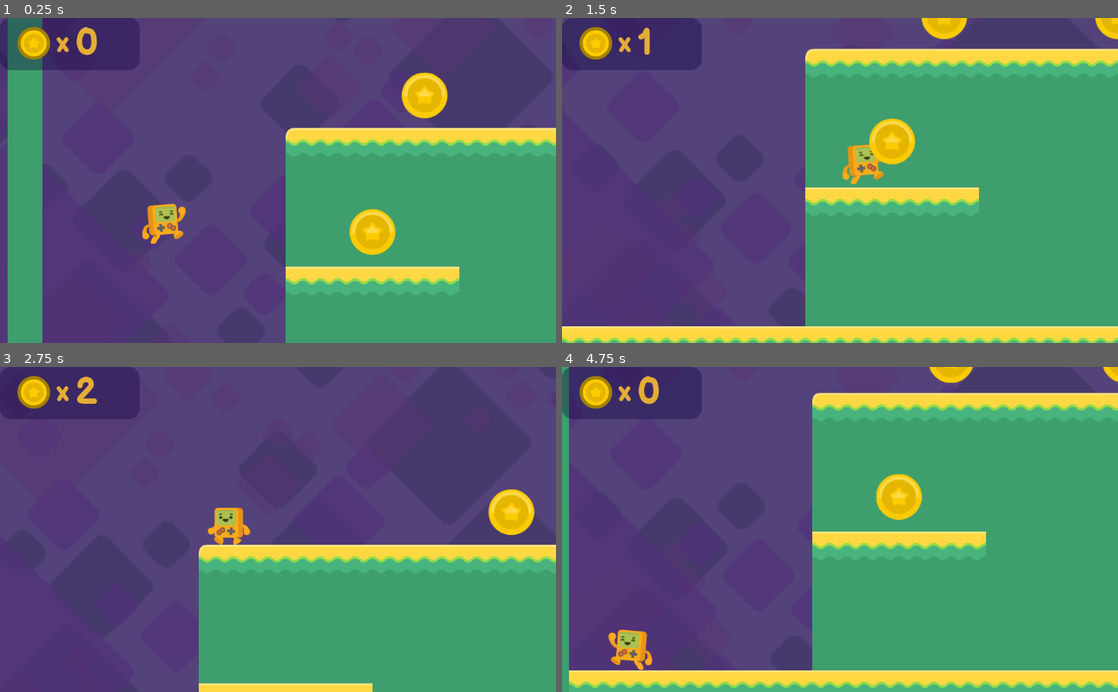
Above: before the commit, frames 1-4 (two rows, left to right).
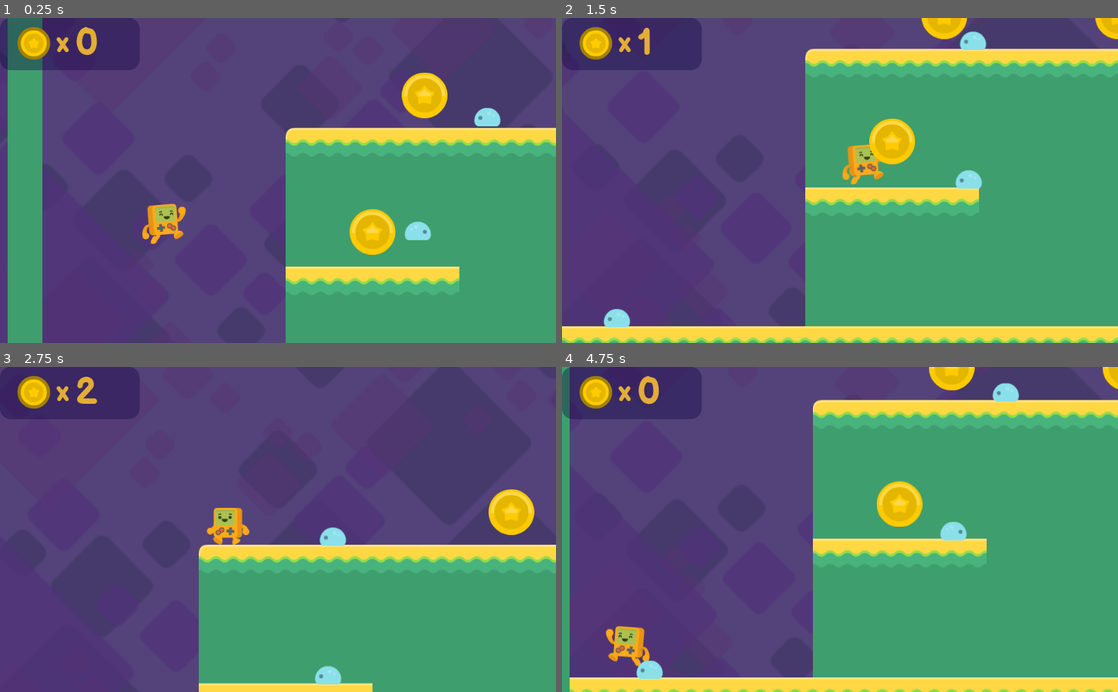
Above: after the commit, the same moments.

Repository: SusieValdez/Beep-Boop-The-Game
Game: Godot game, scene res://level1.tscn
The game is run twice, just before and just after one commit, with the same random seed, the same clock (stepped at 60 frames per second) and the same inputs.
Inputs:
- Up to frame 1 (0.25 s): no input
- Up to frame 2 (1.5 s): hold Right (right) from 0.53 s (still down); tap Space (jump) at 0.77 s
- Up to frame 3 (2.75 s): tap Space (jump) at 1.52 s; release Right (right) at 2.03 s; hold Left (left) from 2.03 s (still down)
- Up to frame 4 (4.75 s): release Left (left) at 2.78 s; hold Right (right) 2.78-4.28 s; tap Space (jump) at 3.02, 3.77, 4.52 s; hold Left (left) from 4.28 s (still down)

The runs differ from the first frame. In frame 1, 0.5% of the frame differs, in the area x 72-91%, y 27-69%; in frame 2, 0.7%; in frame 3, 0.6%; in frame 4, 13%, in the area x 1-100%, y 0-100%.

Commit message:
Add enemies with wall and cliff collision logic

Diff:
--- /dev/null
+++ b/enemies/enemy.gd
@@ -0,0 +1,25 @@
+extends KinematicBody2D
+
+var velocity = Vector2()
+export var direction = -1
+export var detects_cliffs = true
+
+func _ready():
+	if direction == 1:
+		$AnimatedSprite.flip_h = true
+	$floor_checker.position.x = $CollisionShape2D.shape.get_extents().x * direction
+	$floor_checker.enabled = detects_cliffs
+
+func _physics_process(delta):
+
+	if is_on_wall() or not $floor_checker.is_colliding() and detects_cliffs and is_on_floor():
+		direction = direction * -1
+		$AnimatedSprite.flip_h = not $AnimatedSprite.flip_h
+		$floor_checker.position.x = $CollisionShape2D.shape.get_extents().x * direction
+
+
+	velocity.y += 20
+
+	velocity.x = 50 * direction
+
+	velocity = move_and_slide(velocity, Vector2.UP)
--- /dev/null
+++ b/enemies/enemy.tscn
@@ -0,0 +1,40 @@
+[gd_scene load_steps=7 format=2]
+
+[ext_resource path="res://enemies/slimeBlue_squashed.png" type="Texture" id=1]
+[ext_resource path="res://enemies/slimeBlue.png" type="Texture" id=2]
+[ext_resource path="res://enemies/slimeBlue_blue.png" type="Texture" id=3]
+[ext_resource path="res://enemies/enemy.gd" type="Script" id=4]
+
+[sub_resource type="SpriteFrames" id=1]
+animations = [ {
+"frames": [ ExtResource( 1 ) ],
+"loop": true,
+"name": "squashed",
+"speed": 5.0
+}, {
+"frames": [ ExtResource( 2 ), ExtResource( 3 ) ],
+"loop": true,
+"name": "crawl",
+"speed": 3.0
+} ]
+
+[sub_resource type="RectangleShape2D" id=2]
+extents = Vector2( 17.0037, 11.8616 )
+
+[node name="enemy" type="KinematicBody2D"]
+collision_layer = 16
+collision_mask = 35
+script = ExtResource( 4 )
+
+[node name="AnimatedSprite" type="AnimatedSprite" parent="."]
+frames = SubResource( 1 )
+animation = "crawl"
+
+[node name="CollisionShape2D" type="CollisionShape2D" parent="."]
+position = Vector2( 0, 2.83482 )
+shape = SubResource( 2 )
+
+[node name="floor_checker" type="RayCast2D" parent="."]
+enabled = true
+cast_to = Vector2( 0, 20 )
+collision_mask = 2
--- a/level1.tscn
+++ b/level1.tscn
@@ -9,6 +9,7 @@
 [ext_resource path="res://HUD/coin_gold.png" type="Texture" id=7]
 [ext_resource path="res://fonts/BalsamiqSans-Bold.ttf" type="DynamicFontData" id=8]
 [ext_resource path="res://HUD/HUD.gd" type="Script" id=9]
+[ext_resource path="res://enemies/enemy.tscn" type="PackedScene" id=10]
 
 [sub_resource type="RectangleShape2D" id=1]
 extents = Vector2( 160, 32 )
@@ -44,6 +45,8 @@
 tile_data = PoolIntArray( -65537, 1, 0, -131072, 2, 0, -131071, 2, 0, -131070, 2, 0, -131069, 2, 0, -131068, 2, 0, -131 …(1220 unchanged characters)…
 
 [node name="StaticBody2D" type="StaticBody2D" parent="Tiles One Way"]
+collision_layer = 2
+collision_mask = 49
 
 [node name="CollisionShape2D" type="CollisionShape2D" parent="Tiles One Way/StaticBody2D"]
 position = Vector2( 96, 160 )
@@ -206,6 +209,29 @@
 "_edit_use_anchors_": false
 }
 
+[node name="enemies" type="Node2D" parent="."]
+
+[node name="enemy1" parent="enemies" instance=ExtResource( 10 )]
+position = Vector2( -336, 256 )
+
+[node name="enemy2" parent="enemies" instance=ExtResource( 10 )]
+position = Vector2( 167, 22 )
+direction = 1
+
+[node name="enemy3" parent="enemies" instance=ExtResource( 10 )]
+position = Vector2( 320, -188.269 )
+
+[node name="enemy4" parent="enemies" instance=ExtResource( 10 )]
+position = Vector2( 768, 39 )
+direction = 1
+
+[node name="enemy5" parent="enemies" instance=ExtResource( 10 )]
+position = Vector2( 2560, -320 )
+
+[node name="enemy6" parent="enemies" instance=ExtResource( 10 )]
+position = Vector2( 3434, 106 )
+direction = 1
+
 [connection signal="coin_collected" from="coins/Coin1" to="HUD" method="_on_coin_collected"]
 [connection signal="coin_collected" from="coins/Coin2" to="HUD" method="_on_coin_collected"]
 [connection signal="coin_collected" from="coins/Coin3" to="HUD" method="_on_coin_collected"]
Binary file added: enemies/slimeBlue.png
Not shown, added: enemies/slimeBlue.png.import
Binary file added: enemies/slimeBlue_blue.png
Not shown, added: enemies/slimeBlue_blue.png.import
Binary file added: enemies/slimeBlue_squashed.png
Not shown, added: enemies/slimeBlue_squashed.png.import
Not shown: 1 places in level1.tscn that only renumber resources
